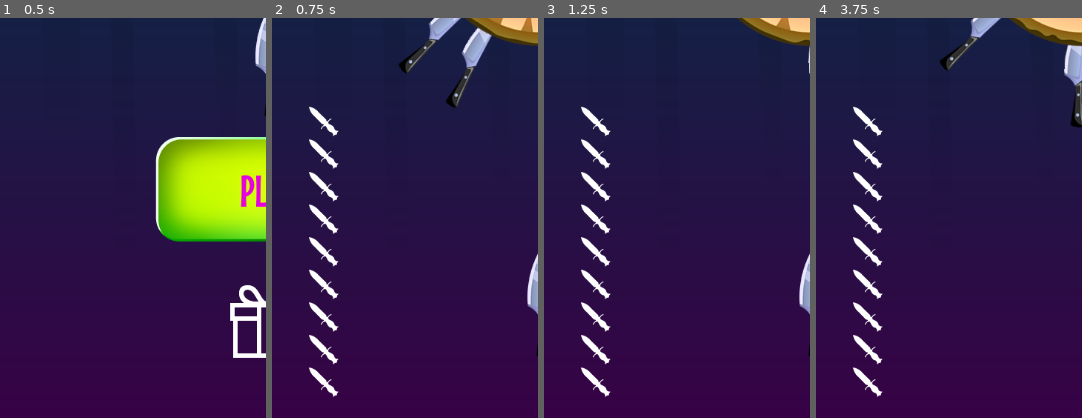
Above: before the commit, frames 1-4 (left to right).
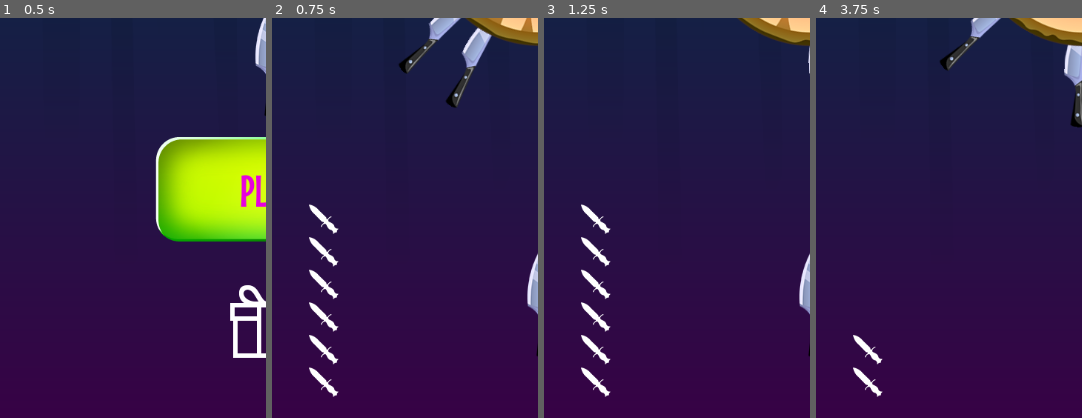
Above: after the commit, the same moments.

Repository: Alex-Grigorovich/Knife-Game
Game: Godot game, scene res://scenes/start screen/start_screen.tscn
Same seed, same stepped clock (60 frames per second), same inputs: the game is played once before the commit and once after it.
Inputs (mouse positions are % of the whole screen's width and height, from its top left):
- Up to frame 1 (0.5 s): no input
- Up to frame 2 (0.75 s): click "PLAY" at 0.5 s
- Up to frame 3 (1.25 s): no input
- Up to frame 4 (3.75 s): move the mouse to (72, 45) at 1.27 s; click (72, 45) at 1.42 s; move the mouse to (30, 55) at 2.02 s; click (30, 55) at 2.17 s; move the mouse to (60, 28) at 2.77 s; click (60, 28) at 2.92 s; move the mouse to (45, 70) at 3.52 s; click (45, 70) at 3.67 s
The pictures show only the part of the screen within x 0-50%, y 49-99%; the shares and areas given below are measured in that part.

Frame 1 is identical in both runs. In frame 2, 0.7% of the frame differs, in the area x 13-26%, y 22-46%; in frame 3, 0.7%; in frame 4, 1.7%, in the area x 13-26%, y 22-79%.

Commit message:
Add knifes count.
Add knifes count.

Diff:
--- a/core/events.gd
+++ b/core/events.gd
@@ -7,3 +7,4 @@
 signal game_over
 signal location_changed(location: LOCATIONS)
 signal points_changed(points: int)
+signal knifes_changed(knifes: int)
--- a/core/globals.gd
+++ b/core/globals.gd
@@ -8,6 +8,7 @@
 
 var rng := RandomNumberGenerator.new()
 var points := 0
+var knifes := 6
 
 func _ready():
 	rng.randomize()
@@ -22,6 +23,9 @@
 	points = 0
 	Events.points_changed.emit(points)
 
+func remove_knife():
+	knifes -= 1
+	Events.knifes_changed.emit(knifes)
 
 func handle_location_change(location: Events.LOCATIONS):
 	get_tree().change_scene_to_packed(location_to_scene.get(location))
--- a/elements/ui/hud/hud.tscn
+++ b/elements/ui/hud/hud.tscn
@@ -6,7 +6,7 @@
 [ext_resource type="Texture2D" uid="uid://c8avdj5qs1klg" path="res://assets/circle_1.png" id="3_wig0s"]
 [ext_resource type="Texture2D" uid="uid://fj11q3al6t66" path="res://assets/boss_ico.png" id="4_c1tst"]
 [ext_resource type="Texture2D" uid="uid://dfoxeyqgynyxa" path="res://assets/apple_ico.png" id="5_i4swq"]
-[ext_resource type="Texture2D" uid="uid://c5jx2g5jh4i36" path="res://assets/knife_ico_2.png" id="6_jpky4"]
+[ext_resource type="PackedScene" uid="uid://crkps5exsja4w" path="res://elements/ui/hud/knifes_count/knives_counter.tscn" id="7_u6gce"]
 
 [node name="HUD" type="CanvasLayer"]
 layer = 5
@@ -117,45 +117,8 @@
 size_flags_vertical = 3
 mouse_filter = 2
 
-[node name="KnivesCounter" type="VBoxContainer" parent="MarginContainer/VBoxContainer/HBoxContainer2"]
+[node name="KnivesCounter" parent="MarginContainer/VBoxContainer/HBoxContainer2" instance=ExtResource("7_u6gce")]
 unique_name_in_owner = true
 layout_mode = 2
-alignment = 2
-
-[node name="TextureRect" type="TextureRect" parent="MarginContainer/VBoxContainer/HBoxContainer2/KnivesCounter"]
-layout_mode = 2
-texture = ExtResource("6_jpky4")
-
-[node name="TextureRect2" type="TextureRect" parent="MarginContainer/VBoxContainer/HBoxContainer2/KnivesCounter"]
-layout_mode = 2
-texture = ExtResource("6_jpky4")
-
-[node name="TextureRect3" type="TextureRect" parent="MarginContainer/VBoxContainer/HBoxContainer2/KnivesCounter"]
-layout_mode = 2
-texture = ExtResource("6_jpky4")
-
-[node name="TextureRect4" type="TextureRect" parent="MarginContainer/VBoxContainer/HBoxContainer2/KnivesCounter"]
-layout_mode = 2
-texture = ExtResource("6_jpky4")
-
-[node name="TextureRect5" type="TextureRect" parent="MarginContainer/VBoxContainer/HBoxContainer2/KnivesCounter"]
-layout_mode = 2
-texture = ExtResource("6_jpky4")
-
-[node name="TextureRect6" type="TextureRect" parent="MarginContainer/VBoxContainer/HBoxContainer2/KnivesCounter"]
-layout_mode = 2
-texture = ExtResource("6_jpky4")
-
-[node name="TextureRect7" type="TextureRect" parent="MarginContainer/VBoxContainer/HBoxContainer2/KnivesCounter"]
-layout_mode = 2
-texture = ExtResource("6_jpky4")
-
-[node name="TextureRect8" type="TextureRect" parent="MarginContainer/VBoxContainer/HBoxContainer2/KnivesCounter"]
-layout_mode = 2
-texture = ExtResource("6_jpky4")
-
-[node name="TextureRect9" type="TextureRect" parent="MarginContainer/VBoxContainer/HBoxContainer2/KnivesCounter"]
-layout_mode = 2
-texture = ExtResource("6_jpky4")
 
 [connection signal="pressed" from="MarginContainer/VBoxContainer/HBoxContainer/HomeButton" to="." method="_on_home_button_pressed"]
--- /dev/null
+++ b/elements/ui/hud/knifes_count/knives_counter.gd
@@ -0,0 +1,27 @@
+extends VBoxContainer
+
+
+var knife_texture :Texture2D = preload("res://assets/knife_ico_2.png")
+
+func _ready():
+	Events.knifes_changed.connect(update_knife_counter)
+
+func update_knife_counter(knifes: int):
+	var knifes_diff = knifes - get_child_count()
+	if knifes_diff > 0:
+		add_knifes(knifes_diff)
+	elif knifes_diff < 0:
+		remove_knifes(-knifes_diff)
+
+func  create_knife_icon() -> TextureRect:
+	var texture_rect := TextureRect.new()
+	texture_rect.texture = knife_texture
+	return texture_rect
+
+func add_knifes(amount: int):
+	for i in range(amount):
+		add_child(create_knife_icon())
+
+func remove_knifes(amount: int):
+	for i in range(amount):
+		get_child(1).queue_free()
--- /dev/null
+++ b/elements/ui/hud/knifes_count/knives_counter.tscn
@@ -0,0 +1,7 @@
+[gd_scene load_steps=2 format=3 uid="uid://crkps5exsja4w"]
+
+[ext_resource type="Script" path="res://elements/ui/hud/knifes_count/knives_counter.gd" id="1_gpik2"]
+
+[node name="KnivesCounter" type="VBoxContainer"]
+alignment = 2
+script = ExtResource("1_gpik2")
--- a/scenes/game.gd
+++ b/scenes/game.gd
@@ -6,6 +6,7 @@
 
 func _ready():
 	Events.game_over.connect(end_game)
+	Events.knifes_changed.emit(Globals.knifes)
 
 func end_game():
 	knife_shooter.is_enabled = false
--- a/scripts/knife_shooter.gd
+++ b/scripts/knife_shooter.gd
@@ -11,8 +11,12 @@
 	add_child(knife)
 
 func _input(event: InputEvent):
-	if is_enabled and event is InputEventScreenTouch and event.is_pressed() and  timer.time_left <= 0:
+	if Globals.knifes > 0 and \
+	is_enabled and \
+	event is InputEventScreenTouch and \
+	event.is_pressed() and  timer.time_left <= 0:
 		knife.throw()
+		Globals.remove_knife()
 		timer.start()
 
 func _on_timer_timeout():
